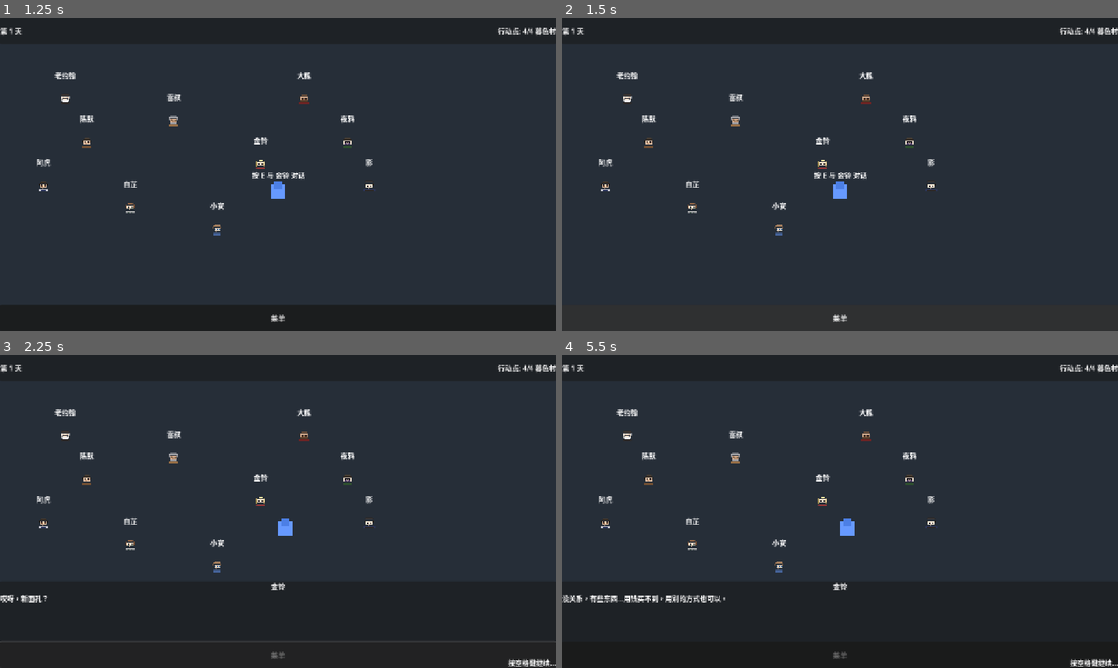
Above: before the commit, frames 1-4 (two rows, left to right).
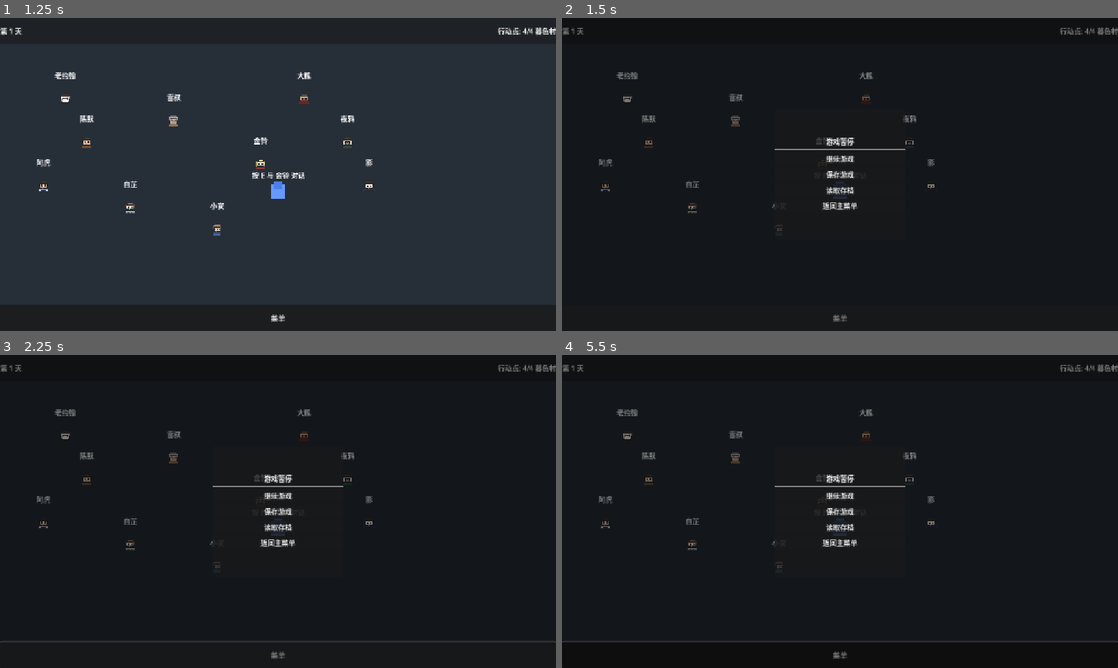
Above: after the commit, the same moments.

Repository: JCVBoss/demon_village_game
Game: Godot game, scene res://scenes/Main.tscn
Two runs of this game, one before a commit and one after it. Both use one fixed random seed, a clock stepped at 60 frames per second and the inputs below.
Inputs (mouse positions are in pixels of both pictures, inside the frame that each line leads up to):
- Up to frame 1 (1.25 s): click "新游戏" at 0.5 s
- Up to frame 2 (1.5 s): click "菜单" at 1.25 s
- Up to frame 3 (2.25 s): tap Enter (ui_accept) at 2 s; hold Right (ui_right) from 2.03 s (still down); tap E (interact) at 2.1 s
- Up to frame 4 (5.5 s): tap Enter (ui_accept) at 2.27, 2.75, 3.02, 4.25, 5, 5.27 s; release Right (ui_right) at 2.78 s; hold Down (ui_down) 2.78-3.5 s; tap E (interact) at 2.85, 4.35, 5.1 s; click (840, 630) at 3.5 s, where only the run before the commit has a clickable "1. 我想买些补给"; hold Right (ui_right) 4.28-5.03 s; hold Up (ui_up) from 5.03 s (still down)

Frame 1 is identical in both runs. In frame 2, 83% of the frame differs, in the area x 0-100%, y 2-100%; in frame 3, 64%; in frame 4, 65%.

Commit message:
feat: 实现存档/读档系统和暂停菜单
- 新增 SaveSlot 组件：显示单个存档槽位信息
- 新增 SaveLoadUI 界面：5个槽位的存档管理
- 新增 PauseMenu 暂停菜单：继续/保存/读取/返回主菜单
- 更新 Village 场景：集成暂停菜单和存档界面
- 更新 Main 主入口：支持从主菜单读取存档
- 存档数据包含：天数、行动点、玩家数据、游戏状态

Co-Authored-By: Claude Opus 4.6 <noreply@anthropic.com>

Diff:
--- a/code/scenes/Main.tscn
+++ b/code/scenes/Main.tscn
@@ -1,7 +1,8 @@
-[gd_scene load_steps=3 format=3 uid="uid://main_scene"]
+[gd_scene load_steps=4 format=3]
 
 [ext_resource type="Script" path="res://scripts/ui/Main.gd" id="1_main"]
-[ext_resource type="PackedScene" uid="uid://main_menu" path="res://scenes/ui/MainMenu.tscn" id="2_menu"]
+[ext_resource type="PackedScene" path="res://scenes/ui/MainMenu.tscn" id="2_menu"]
+[ext_resource type="PackedScene" path="res://scenes/ui/SaveLoadUI.tscn" id="3_saveload"]
 
 [node name="Main" type="Node"]
 script = ExtResource("1_main")
@@ -9,3 +10,6 @@
 [node name="UIRoot" type="CanvasLayer" parent="."]
 
 [node name="MainMenu" parent="UIRoot" instance=ExtResource("2_menu")]
+
+[node name="SaveLoadUI" parent="UIRoot" instance=ExtResource("3_saveload")]
+visible = false
--- a/code/scenes/locations/Village.tscn
+++ b/code/scenes/locations/Village.tscn
@@ -1,8 +1,10 @@
-[gd_scene load_steps=5 format=3]
+[gd_scene load_steps=7 format=3]
 
 [ext_resource type="Script" path="res://scripts/locations/Village.gd" id="1_village"]
 [ext_resource type="PackedScene" path="res://scenes/characters/Player.tscn" id="2_player"]
 [ext_resource type="PackedScene" path="res://scenes/ui/DialogueBox.tscn" id="3_dialogue"]
+[ext_resource type="PackedScene" path="res://scenes/ui/PauseMenu.tscn" id="4_pause"]
+[ext_resource type="PackedScene" path="res://scenes/ui/SaveLoadUI.tscn" id="5_saveload"]
 
 [sub_resource type="RectangleShape2D" id="RectangleShape2D_bounds"]
 size = Vector2(1280, 720)
@@ -72,3 +74,11 @@
 [node name="DialogueBox" parent="UIRoot" instance=ExtResource("3_dialogue")]
 visible = false
 layout_mode = 1
+
+[node name="PauseMenu" parent="UIRoot" instance=ExtResource("4_pause")]
+visible = false
+layout_mode = 1
+
+[node name="SaveLoadUI" parent="UIRoot" instance=ExtResource("5_saveload")]
+visible = false
+layout_mode = 1
--- /dev/null
+++ b/code/scenes/ui/PauseMenu.tscn
@@ -0,0 +1,63 @@
+[gd_scene load_steps=2 format=3]
+
+[ext_resource type="Script" path="res://scripts/ui/PauseMenu.gd" id="1_pause"]
+
+[node name="PauseMenu" type="Control"]
+layout_mode = 3
+anchors_preset = 15
+anchor_right = 1.0
+anchor_bottom = 1.0
+grow_horizontal = 2
+grow_vertical = 2
+script = ExtResource("1_pause")
+
+[node name="Background" type="ColorRect" parent="."]
+layout_mode = 1
+anchors_preset = 15
+anchor_right = 1.0
+anchor_bottom = 1.0
+grow_horizontal = 2
+grow_vertical = 2
+color = Color(0, 0, 0, 0.5)
+
+[node name="PanelContainer" type="PanelContainer" parent="."]
+layout_mode = 1
+anchors_preset = 8
+anchor_left = 0.5
+anchor_top = 0.5
+anchor_right = 0.5
+anchor_bottom = 0.5
+offset_left = -150.0
+offset_top = -150.0
+offset_right = 150.0
+offset_bottom = 150.0
+grow_horizontal = 2
+grow_vertical = 2
+
+[node name="VBoxContainer" type="VBoxContainer" parent="PanelContainer"]
+layout_mode = 2
+alignment = 1
+
+[node name="TitleLabel" type="Label" parent="PanelContainer/VBoxContainer"]
+layout_mode = 2
+text = "游戏暂停"
+horizontal_alignment = 1
+
+[node name="HSeparator" type="HSeparator" parent="PanelContainer/VBoxContainer"]
+layout_mode = 2
+
+[node name="ResumeButton" type="Button" parent="PanelContainer/VBoxContainer"]
+layout_mode = 2
+text = "继续游戏"
+
+[node name="SaveButton" type="Button" parent="PanelContainer/VBoxContainer"]
+layout_mode = 2
+text = "保存游戏"
+
+[node name="LoadButton" type="Button" parent="PanelContainer/VBoxContainer"]
+layout_mode = 2
+text = "读取存档"
+
+[node name="QuitButton" type="Button" parent="PanelContainer/VBoxContainer"]
+layout_mode = 2
+text = "返回主菜单"
--- /dev/null
+++ b/code/scenes/ui/SaveLoadUI.tscn
@@ -0,0 +1,63 @@
+[gd_scene load_steps=2 format=3]
+
+[ext_resource type="Script" path="res://scripts/ui/SaveLoadUI.gd" id="1_saveload"]
+
+[node name="SaveLoadUI" type="Control"]
+layout_mode = 3
+anchors_preset = 15
+anchor_right = 1.0
+anchor_bottom = 1.0
+grow_horizontal = 2
+grow_vertical = 2
+script = ExtResource("1_saveload")
+
+[node name="Background" type="ColorRect" parent="."]
+layout_mode = 1
+anchors_preset = 15
+anchor_right = 1.0
+anchor_bottom = 1.0
+grow_horizontal = 2
+grow_vertical = 2
+color = Color(0, 0, 0, 0.5)
+
+[node name="PanelContainer" type="PanelContainer" parent="."]
+layout_mode = 1
+anchors_preset = 8
+anchor_left = 0.5
+anchor_top = 0.5
+anchor_right = 0.5
+anchor_bottom = 0.5
+offset_left = -250.0
+offset_top = -200.0
+offset_right = 250.0
+offset_bottom = 200.0
+grow_horizontal = 2
+grow_vertical = 2
+
+[node name="VBoxContainer" type="VBoxContainer" parent="PanelContainer"]
+layout_mode = 2
+
+[node name="TitleLabel" type="Label" parent="PanelContainer/VBoxContainer"]
+layout_mode = 2
+text = "读取存档"
+horizontal_alignment = 1
+
+[node name="ScrollContainer" type="ScrollContainer" parent="PanelContainer/VBoxContainer"]
+custom_minimum_size = Vector2(0, 300)
+layout_mode = 2
+size_flags_vertical = 3
+
+[node name="SlotsContainer" type="VBoxContainer" parent="PanelContainer/VBoxContainer/ScrollContainer"]
+layout_mode = 2
+size_flags_horizontal = 3
+
+[node name="HSeparator" type="HSeparator" parent="PanelContainer/VBoxContainer"]
+layout_mode = 2
+
+[node name="HBoxContainer" type="HBoxContainer" parent="PanelContainer/VBoxContainer"]
+layout_mode = 2
+alignment = 1
+
+[node name="BackButton" type="Button" parent="PanelContainer/VBoxContainer/HBoxContainer"]
+layout_mode = 2
+text = "返回"
--- /dev/null
+++ b/code/scenes/ui/SaveSlot.tscn
@@ -0,0 +1,31 @@
+[gd_scene load_steps=2 format=3]
+
+[ext_resource type="Script" path="res://scripts/ui/SaveSlot.gd" id="1_slot"]
+
+[node name="SaveSlot" type="Button"]
+custom_minimum_size = Vector2(400, 50)
+script = ExtResource("1_slot")
+
+[node name="HBoxContainer" type="HBoxContainer" parent="."]
+anchor_right = 1.0
+anchor_bottom = 1.0
+offset_left = 10.0
+offset_top = 5.0
+offset_right = -10.0
+offset_bottom = -5.0
+
+[node name="SlotLabel" type="Label" parent="HBoxContainer"]
+custom_minimum_size = Vector2(80, 0)
+layout_mode = 2
+text = "槽位 1"
+
+[node name="InfoLabel" type="Label" parent="HBoxContainer"]
+layout_mode = 2
+size_flags_horizontal = 3
+text = "空槽位"
+
+[node name="DeleteButton" type="Button" parent="HBoxContainer"]
+custom_minimum_size = Vector2(60, 0)
+layout_mode = 2
+text = "删除"
+visible = false
--- a/code/scripts/locations/Village.gd
+++ b/code/scripts/locations/Village.gd
@@ -13,6 +13,12 @@
 @onready var player: CharacterBody2D = $Player
 @onready var dialogue_box: PanelContainer = $UIRoot/DialogueBox
 @onready var village_ui: CanvasLayer = $UIRoot
+@onready var pause_menu: Control = $UIRoot/PauseMenu
+@onready var save_load_ui: Control = $UIRoot/SaveLoadUI
+@onready var menu_button: Button = $UIRoot/BottomBar/MenuButton
+
+# ==================== 状态 ====================
+var is_paused: bool = false
 
 # ==================== 配置 ====================
 const VillagerScene = preload("res://scenes/characters/Villager.tscn")
@@ -38,6 +44,9 @@
 	# 连接对话管理器信号
 	_connect_dialogue_signals()
 
+	# 连接UI信号
+	_connect_ui_signals()
+
 	# 生成村民
 	_spawn_villagers()
 
@@ -52,6 +61,28 @@
 	DialogueManager.dialogue_line_spoken.connect(_on_dialogue_line)
 	DialogueManager.choice_presented.connect(_on_choices_presented)
 	DialogueManager.dialogue_ended.connect(_on_dialogue_ended)
+
+
+func _connect_ui_signals() -> void:
+	"""连接UI信号"""
+	# 菜单按钮
+	if menu_button:
+		menu_button.pressed.connect(_on_menu_button_pressed)
+
+	# 暂停菜单
+	if pause_menu:
+		pause_menu.resume_pressed.connect(_on_resume_pressed)
+		pause_menu.save_pressed.connect(_on_save_pressed)
+		pause_menu.load_pressed.connect(_on_load_pressed)
+		pause_menu.quit_to_menu_pressed.connect(_on_quit_to_menu_pressed)
+		pause_menu.hide()
+
+	# 存档界面
+	if save_load_ui:
+		save_load_ui.save_completed.connect(_on_save_completed)
+		save_load_ui.load_completed.connect(_on_load_completed)
+		save_load_ui.cancelled.connect(_on_save_load_cancelled)
+		save_load_ui.hide()
 
 
 # ==================== 村民生成 ====================
@@ -156,4 +187,96 @@
 func _on_menu_button_pressed() -> void:
 	"""菜单按钮按下"""
 	print("[Village] 打开菜单")
-	# TODO: 实现暂停菜单
+	_pause_game()
+	if pause_menu:
+		pause_menu.show_menu()
+
+
+# ==================== 暂停菜单回调 ====================
+
+func _pause_game() -> void:
+	"""暂停游戏"""
+	is_paused = true
+	get_tree().paused = true
+
+
+func _resume_game() -> void:
+	"""恢复游戏"""
+	is_paused = false
+	get_tree().paused = false
+
+
+func _on_resume_pressed() -> void:
+	"""继续游戏"""
+	print("[Village] 继续游戏")
+	_resume_game()
+	if pause_menu:
+		pause_menu.hide_menu()
+
+
+func _on_save_pressed() -> void:
+	"""打开保存界面"""
+	print("[Village] 打开保存界面")
+	if pause_menu:
+		pause_menu.hide_menu()
+	if save_load_ui:
+		save_load_ui.show_save_mode()
+
+
+func _on_load_pressed() -> void:
+	"""打开读取界面"""
+	print("[Village] 打开读取界面")
+	if pause_menu:
+		pause_menu.hide_menu()
+	if save_load_ui:
+		save_load_ui.show_load_mode()
+
+
+func _on_quit_to_menu_pressed() -> void:
+	"""返回主菜单"""
+	print("[Village] 返回主菜单")
+	_resume_game()
+	var result = get_tree().change_scene_to_file("res://scenes/Main.tscn")
+	if result != OK:
+		push_error("[Village] 无法返回主菜单")
+
+
+# ==================== 存档界面回调 ====================
+
+func _on_save_completed(_slot_index: int) -> void:
+	"""存档完成"""
+	print("[Village] 存档完成")
+	if save_load_ui:
+		save_load_ui.hide()
+	if pause_menu:
+		pause_menu.show_menu()
+
+
+func _on_load_completed(_slot_index: int) -> void:
+	"""读档完成"""
+	print("[Village] 读档完成")
+	_resume_game()
+	if save_load_ui:
+		save_load_ui.hide()
+	_update_ui()
+	# 重新生成村民位置
+	_spawn_villagers_after_load()
+
+
+func _on_save_load_cancelled() -> void:
+	"""取消存档操作"""
+	print("[Village] 取消存档操作")
+	if save_load_ui:
+		save_load_ui.hide()
+	if pause_menu:
+		pause_menu.show_menu()
+
+
+func _spawn_villagers_after_load() -> void:
+	"""加载后刷新村民"""
+	# 清除现有村民
+	if villagers_container:
+		for child in villagers_container.get_children():
+			child.queue_free()
+	# 重新生成
+	_spawn_villagers()
--- a/code/scripts/ui/Main.gd
+++ b/code/scripts/ui/Main.gd
@@ -5,6 +5,7 @@
 # ==================== 引用 ====================
 @onready var ui_root: CanvasLayer = $UIRoot
 @onready var main_menu: Control = $UIRoot/MainMenu
+@onready var save_load_ui: Control = $UIRoot/SaveLoadUI
 
 # ==================== 场景路径 ====================
 const GAME_SCENE_PATH := "res://scenes/locations/Village.tscn"
@@ -19,8 +20,13 @@
 	# 连接主菜单信号
 	if main_menu:
 		main_menu.new_game_pressed.connect(_on_new_game_pressed)
-		main_menu.continue_pressed.connect(_on_continue_pressed)
+		main_menu.load_game_pressed.connect(_on_load_game_pressed)
 		main_menu.quit_pressed.connect(_on_quit_pressed)
+
+	# 连接存档界面信号
+	if save_load_ui:
+		save_load_ui.load_completed.connect(_on_load_completed)
+		save_load_ui.cancelled.connect(_on_save_load_cancelled)
 
 
 func _on_new_game_pressed() -> void:
@@ -29,13 +35,23 @@
 	_load_game_scene()
 
 
-func _on_continue_pressed() -> void:
-	print("[Main] 继续游戏")
-	if GameManager.continue_game():
-		_load_game_scene()
-	else:
-		# 显示无存档提示
-		print("[Main] 没有可用的存档")
+func _on_load_game_pressed() -> void:
+	print("[Main] 打开存档界面")
+	if save_load_ui:
+		save_load_ui.show_load_mode()
+
+
+func _on_load_completed(_slot_index: int) -> void:
+	print("[Main] 存档加载完成")
+	if save_load_ui:
+		save_load_ui.hide()
+	_load_game_scene()
+
+
+func _on_save_load_cancelled() -> void:
+	print("[Main] 取消存档操作")
+	if save_load_ui:
+		save_load_ui.hide()
 
 
 func _on_quit_pressed() -> void:
--- a/code/scripts/ui/MainMenu.gd
+++ b/code/scripts/ui/MainMenu.gd
@@ -4,6 +4,7 @@
 # ==================== 信号 ====================
 signal new_game_pressed
 signal continue_pressed
+signal load_game_pressed
 signal quit_pressed
 
 # ==================== 引用 ====================
@@ -18,15 +19,24 @@
 
 
 func _connect_buttons() -> void:
-	new_game_button.pressed.connect(_on_new_game_pressed)
-	continue_button.pressed.connect(_on_continue_pressed)
-	quit_button.pressed.connect(_on_quit_pressed)
+	if new_game_button:
+		new_game_button.pressed.connect(_on_new_game_pressed)
+	if continue_button:
+		continue_button.pressed.connect(_on_continue_pressed)
+	if quit_button:
+		quit_button.pressed.connect(_on_quit_pressed)
 
 
 func _check_save_files() -> void:
-	# 检查是否有存档
-	var has_save = FileAccess.file_exists("user://save_0.json")
-	continue_button.disabled = not has_save
+	# 检查是否有任何存档
+	var has_save = false
+	for i in range(5):
+		if FileAccess.file_exists("user://save_%d.json" % i):
+			has_save = true
+			break
+
+	if continue_button:
+		continue_button.disabled = not has_save
 
 
 func _on_new_game_pressed() -> void:
@@ -34,7 +44,7 @@
 
 
 func _on_continue_pressed() -> void:
-	continue_pressed.emit()
+	load_game_pressed.emit()
 
 
 func _on_quit_pressed() -> void:
--- /dev/null
+++ b/code/scripts/ui/PauseMenu.gd
@@ -0,0 +1,54 @@
+## PauseMenu - 游戏暂停菜单
+extends Control
+
+# ==================== 信号 ====================
+signal resume_pressed
+signal save_pressed
+signal load_pressed
+signal quit_to_menu_pressed
+
+# ==================== 节点引用 ====================
+@onready var resume_button: Button = $PanelContainer/VBoxContainer/ResumeButton
+@onready var save_button: Button = $PanelContainer/VBoxContainer/SaveButton
+@onready var load_button: Button = $PanelContainer/VBoxContainer/LoadButton
+@onready var quit_button: Button = $PanelContainer/VBoxContainer/QuitButton
+
+
+func _ready() -> void:
+	_connect_signals()
+
+
+func _connect_signals() -> void:
+	if resume_button:
+		resume_button.pressed.connect(_on_resume_pressed)
+	if save_button:
+		save_button.pressed.connect(_on_save_pressed)
+	if load_button:
+		load_button.pressed.connect(_on_load_pressed)
+	if quit_button:
+		quit_button.pressed.connect(_on_quit_pressed)
+
+
+func _on_resume_pressed() -> void:
+	resume_pressed.emit()
+	hide()
+
+
+func _on_save_pressed() -> void:
+	save_pressed.emit()
+
+
+func _on_load_pressed() -> void:
+	load_pressed.emit()
+
+
+func _on_quit_pressed() -> void:
+	quit_to_menu_pressed.emit()
+
+
+func show_menu() -> void:
+	show()
+
+
+func hide_menu() -> void:
+	hide()
--- /dev/null
+++ b/code/scripts/ui/SaveLoadUI.gd
@@ -0,0 +1,199 @@
+## SaveLoadUI - 存档/读档界面
+## 管理存档槽位、保存和加载游戏
+extends Control
+
+# ==================== 信号 ====================
+signal save_completed(slot_index: int)
+signal load_completed(slot_index: int)
+signal cancelled
+
+# ==================== 导出变量 ====================
+@export var max_slots: int = 5  ## 最大存档槽位数
+@export var mode: String = "load"  ## 模式：load 或 save
+
+# ==================== 节点引用 ====================
+@onready var title_label: Label = $PanelContainer/VBoxContainer/TitleLabel
+@onready var slots_container: VBoxContainer = $PanelContainer/VBoxContainer/ScrollContainer/SlotsContainer
+@onready var back_button: Button = $PanelContainer/VBoxContainer/HBoxContainer/BackButton
+
+# ==================== 配置 ====================
+const SaveSlotScene = preload("res://scenes/ui/SaveSlot.tscn")
+
+# 存档槽位数组
+var slots: Array = []
+
+
+func _ready() -> void:
+	_setup_ui()
+	_load_all_saves()
+	_connect_signals()
+
+
+# ==================== 初始化 ====================
+
+func _setup_ui() -> void:
+	"""设置UI"""
+	# 设置标题
+	if title_label:
+		if mode == "save":
+			title_label.text = "保存游戏"
+		else:
+			title_label.text = "读取存档"
+
+	# 生成存档槽位
+	if slots_container:
+		for child in slots_container.get_children():
+			child.queue_free()
+
+		slots.clear()
+
+		for i in range(max_slots):
+			var slot = SaveSlotScene.instantiate()
+			slot.slot_index = i
+			slots_container.add_child(slot)
+			slots.append(slot)
+
+
+func _connect_signals() -> void:
+	"""连接信号"""
+	if back_button:
+		back_button.pressed.connect(_on_back_pressed)
+
+	# 连接槽位信号
+	for slot in slots:
+		slot.slot_selected.connect(_on_slot_selected)
+		slot.slot_deleted.connect(_on_slot_deleted)
+
+
+# ==================== 存档操作 ====================
+
+func _load_all_saves() -> void:
+	"""加载所有存档信息"""
+	for i in range(max_slots):
+		var save_data = _load_save_data(i)
+		var is_empty = save_data.is_empty()
+		slots[i].update_display(save_data, is_empty)
+
+
+func _load_save_data(slot_index: int) -> Dictionary:
+	"""加载单个存档数据"""
+	var file_path = "user://save_%d.json" % slot_index
+	var file = FileAccess.open(file_path, FileAccess.READ)
+
+	if file:
+		var json_string = file.get_as_text()
+		file.close()
+
+		var json = JSON.new()
+		if json.parse(json_string) == OK:
+			return json.data
+
+	return {}
+
+
+func _save_game(slot_index: int) -> bool:
+	"""保存游戏到指定槽位"""
+	var save_data = {
+		"version": "0.1.0",
+		"timestamp": Time.get_unix_time_from_system(),
+		"current_day": GameManager.current_day,
+		"action_points": GameManager.action_points,
+		"player_data": GameManager.player_data.duplicate(true),
+		"game_state": {
+			"current_state": GameManager.current_state,
+			"is_first_play": GameManager.is_first_play
+		}
+	}
+
+	var file_path = "user://save_%d.json" % slot_index
+	var file = FileAccess.open(file_path, FileAccess.WRITE)
+
+	if file:
+		file.store_string(JSON.stringify(save_data, "  "))
+		file.close()
+		print("[SaveLoadUI] 游戏已保存到槽位 %d" % slot_index)
+		return true
+
+	print("[SaveLoadUI] 保存失败")
+	return false
+
+
+func _load_game(slot_index: int) -> bool:
+	"""从指定槽位加载游戏"""
+	var save_data = _load_save_data(slot_index)
+
+	if save_data.is_empty():
+		print("[SaveLoadUI] 槽位 %d 为空" % slot_index)
+		return false
+
+	# 恢复游戏状态
+	GameManager.current_day = save_data.get("current_day", 1)
+	GameManager.action_points = save_data.get("action_points", 4)
+	GameManager.player_data = save_data.get("player_data", {})
+	GameManager.current_state = save_data.get("game_state", {}).get("current_state", 0)
+	GameManager.is_first_play = save_data.get("game_state", {}).get("is_first_play", false)
+
+	print("[SaveLoadUI] 已从槽位 %d 加载游戏" % slot_index)
+	return true
+
+
+func _delete_save(slot_index: int) -> bool:
+	"""删除指定槽位的存档"""
+	var file_path = "user://save_%d.json" % slot_index
+	var dir = DirAccess.open("user://")
+
+	if dir and dir.file_exists(file_path):
+		dir.remove(file_path)
+		print("[SaveLoadUI] 已删除槽位 %d 的存档" % slot_index)
+		return true
+
+	return false
+
+
+# ==================== 信号处理 ====================
+
+func _on_slot_selected(slot_index: int) -> void:
+	"""槽位被选中"""
+	if mode == "save":
+		# 保存模式：直接保存
+		if _save_game(slot_index):
+			_load_all_saves()  # 刷新显示
+			save_completed.emit(slot_index)
+	else:
+		# 读取模式：加载存档
+		var save_data = _load_save_data(slot_index)
+		if not save_data.is_empty():
+			if _load_game(slot_index):
+				load_completed.emit(slot_index)
+		else:
+			print("[SaveLoadUI] 槽位 %d 为空，无法加载" % slot_index)
+
+
+func _on_slot_deleted(slot_index: int) -> void:
+	"""删除存档"""
+	_delete_save(slot_index)
+	_load_all_saves()  # 刷新显示
+
+
+func _on_back_pressed() -> void:
+	"""返回按钮"""
+	cancelled.emit()
+	hide()
+
+
+# ==================== 公共方法 ====================
+
+func show_save_mode() -> void:
+	"""显示保存模式"""
+	mode = "save"
+	_setup_ui()
+	_load_all_saves()
+	show()
+
+
+func show_load_mode() -> void:
+	"""显示读取模式"""
+	mode = "load"
+	_setup_ui()
+	_load_all_saves()
+	show()
--- /dev/null
+++ b/code/scripts/ui/SaveSlot.gd
@@ -0,0 +1,71 @@
+## SaveSlot - 存档槽位组件
+## 显示单个存档的信息
+extends Button
+
+# ==================== 信号 ====================
+signal slot_selected(slot_index: int)
+signal slot_deleted(slot_index: int)
+
+# ==================== 导出变量 ====================
+@export var slot_index: int = 0
+
+# ==================== 节点引用 ====================
+@onready var slot_label: Label = $HBoxContainer/SlotLabel
+@onready var info_label: Label = $HBoxContainer/InfoLabel
+@onready var delete_button: Button = $HBoxContainer/DeleteButton
+
+# ==================== 状态 ====================
+var is_empty: bool = true
+var save_data: Dictionary = {}
+
+
+func _ready() -> void:
+	pressed.connect(_on_pressed)
+	if delete_button:
+		delete_button.pressed.connect(_on_delete_pressed)
+
+
+# ==================== 公共方法 ====================
+
+func update_display(data: Dictionary, empty: bool = true) -> void:
+	"""更新存档槽位显示"""
+	is_empty = empty
+	save_data = data
+
+	if slot_label:
+		slot_label.text = "槽位 %d" % (slot_index + 1)
+
+	if is_empty:
+		if info_label:
+			info_label.text = "空槽位"
+		if delete_button:
+			delete_button.visible = false
+	else:
+		# 显示存档信息
+		var day = data.get("current_day", 1)
+		var action_points = data.get("action_points", 4)
+		var timestamp = data.get("timestamp", 0)
+
+		var time_str = ""
+		if timestamp > 0:
+			var datetime = Time.get_datetime_dict_from_unix_time(timestamp)
+			time_str = "%04d-%02d-%02d %02d:%02d" % [
+				datetime.year, datetime.month, datetime.day,
+				datetime.hour, datetime.minute
+			]
+
+		if info_label:
+			info_label.text = "第%d天 | 行动点:%d | %s" % [day, action_points, time_str]
+
+		if delete_button:
+			delete_button.visible = true
+
+
+# ==================== 信号处理 ====================
+
+func _on_pressed() -> void:
+	slot_selected.emit(slot_index)
+
+
+func _on_delete_pressed() -> void:
+	slot_deleted.emit(slot_index)
